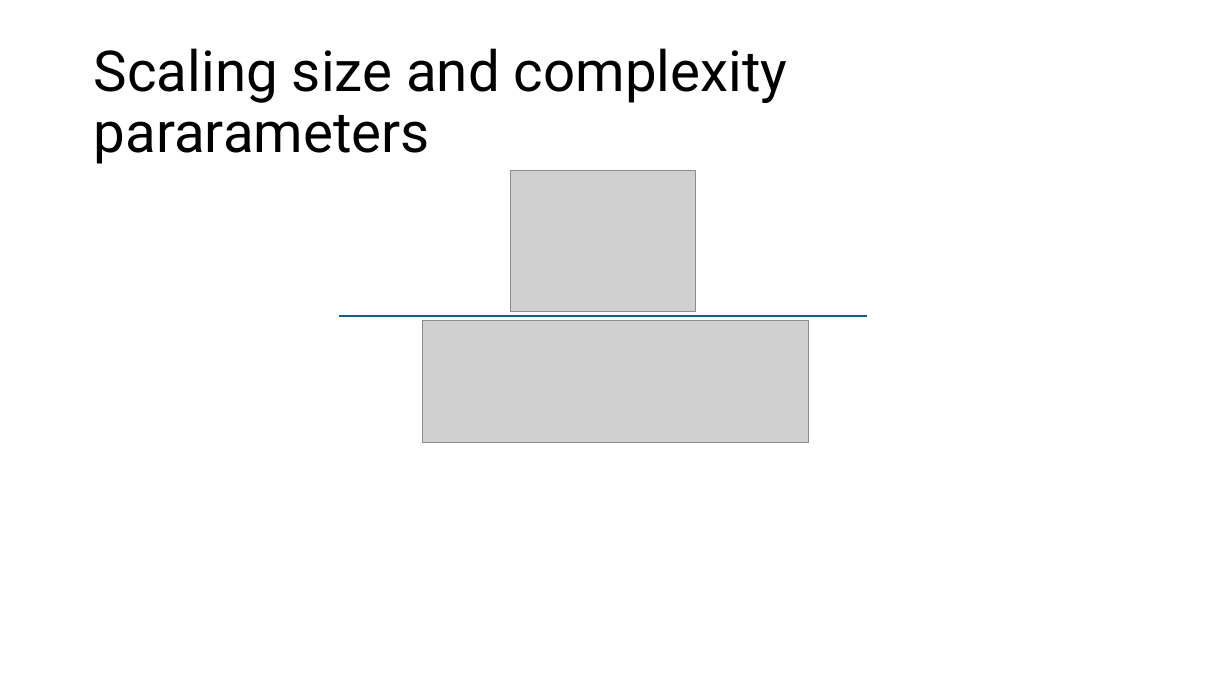
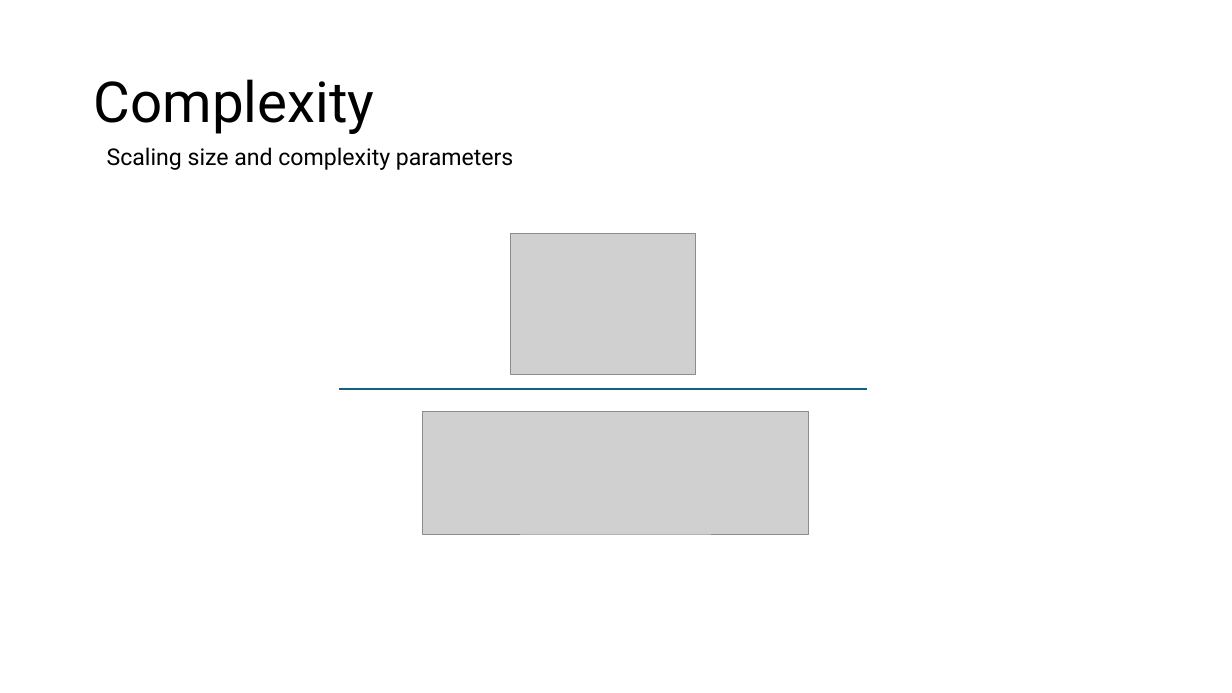
Before and after one commit to ahmad-shafiei/Quantum_Algorithm_Fundation, a slide deck: slide 14 of Presentation/Main_structure_backup.pptx (slide 12 before the commit). Drawn at 1232x693 pixels with LibreOffice and Linux fonts; fonts in the diff are those of the drawing; grey boxes stand for pictures. Boxes give left, top, right and bottom in pixels: in the first picture for what was removed or moved away, otherwise in the second. Text is boxed around its words. In the diff, an @@ line names an element or a change of style, - is before the commit and + after.

```diff
--- a/Presentation/Main_structure_backup.pptx
+++ b/Presentation/Main_structure_backup.pptx
@@ title at box(94, 79, 375, 134): text changed @@
-Scaling size and complexity pararameters
+Complexity
@@ text added at box(107, 147, 513, 170), 18 pt, text #000000 @@
+Scaling size and complexity parameters
@@ picture: place and size @@
-picture at box(510, 171, 695, 311)
+picture at box(510, 234, 695, 374)
@@ line moved from (339, 316) - (867, 316) to (339, 389) - (867, 389) @@
@@ picture: place and size @@
-picture at box(423, 321, 810, 443)
+picture at box(423, 412, 810, 534)
```
Also in this commit, not shown: 9 other slides changed, 3 slides added, 1 slide removed, 21 other files.
